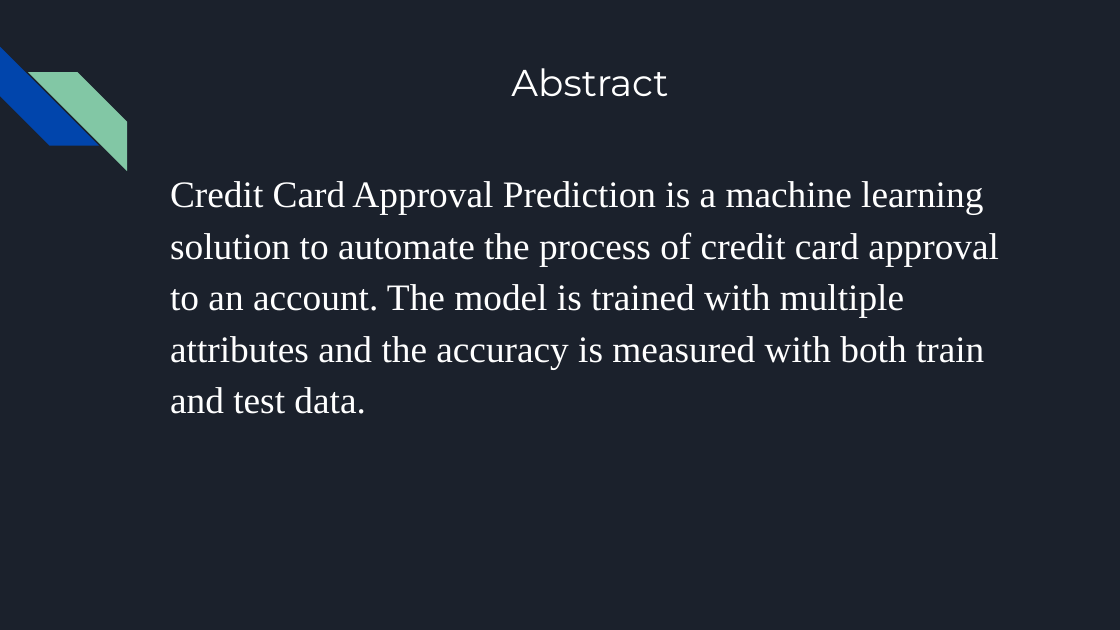
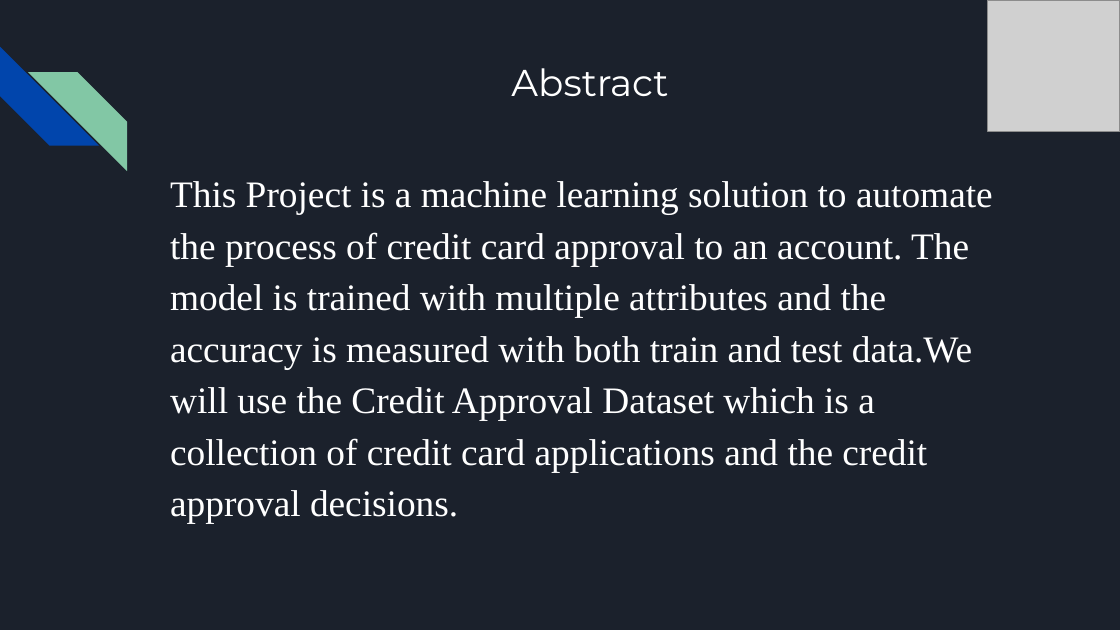
Before and after one commit to Rakesh-Naidu/Credit-card-approval-prediction, a slide deck: slide 4 of Credit Approval Prediction.pptx (slide 2 before the commit). Drawn at 1120x630 pixels with LibreOffice and Linux fonts; fonts in the diff are those of the drawing; grey boxes stand for pictures. Boxes give left, top, right and bottom in pixels: in the first picture for what was removed or moved away, otherwise in the second. Text is boxed around its words. In the diff, an @@ line names an element or a change of style, - is before the commit and + after.

```diff
--- a/Credit Approval Prediction.pptx
+++ b/Credit Approval Prediction.pptx
@@ picture added at (988,0,1120,132) @@
@@ text at (170,181,993,524): text changed @@
-Credit Card Approval Prediction is a machine learning solution to automate the process of credit card approval to an account. The model is trained with multiple attributes and the accuracy is measured with both train and test data.
+This Project is a machine learning solution to automate the process of credit card approval to an account. The model is trained with multiple attributes and the accuracy is measured with both train and test data.We will use the Credit Approval Dataset which is a collection of credit card applications and the credit approval decisions.
```
Also in this commit, not shown: 13 other slides changed, 26 slides added, 4 slides removed, 4 other files.
